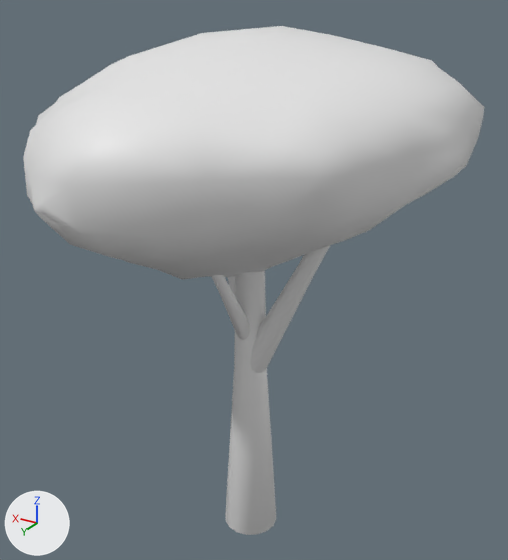
Two versions of the FBX model Assets/Assets 3D/tree.fbx, one commit apart.
Before and after are seen from a 50 mm camera at (-4.16, 6.88, 7.16) aimed at (0.0, -0.06, 3.69). Arrows for +X, +Y and +Z are at lower left; the lights stay in place. Where no turn or scale is listed for an object, it has been applied to the vertices.

Script lines for the objects in view, before the commit:
```python
me_cylinder_006 = bpy.data.meshes.new('Cylinder.006')
me_cylinder_006.from_pydata(...)  # 410 vertices, 352 faces; spans x -6.74..-2.01, y -6.87..-1.64, z -3.28..3.34
ob_cylinder_001 = bpy.data.objects.new('Cylinder.001', me_cylinder_006)
ob_cylinder_001.location = (4.41, 4.41, 3.28)
```
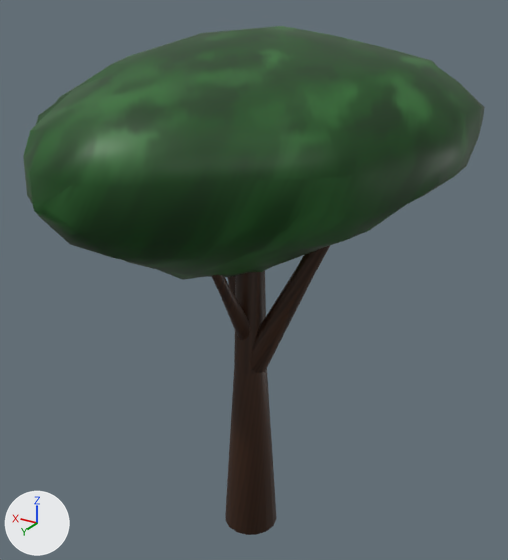
Patch to the scene script:
```diff
--- a/Assets/Assets 3D/tree.fbx.py
+++ b/Assets/Assets 3D/tree.fbx.py
@@ img_t_tree_a_png @@
+img_t_tree_a_png = load_image('T_tree_A.png', '_unpacked/T_tree_A.png', 1024, 1024, 'sRGB')
@@ mat_arbre @@
+mat_arbre = principled_material('Arbre')
+mat_arbre.texture = img_t_tree_a_png
@@ me_cylinder_006 @@
 me_cylinder_006.from_pydata(...)  # 410 vertices, 352 faces; spans x -6.74..-2.01, y -6.87..-1.64, z -3.28..3.34
+me_cylinder_006.materials.append(mat_arbre)  # picture img_t_tree_a_png
```

Changed parts and their boxes [x1, y1, x2, y2] in the pictures (508 x 560 px):
'Cylinder.001', recoloured (white to green): [23, 26, 484, 535] in both
